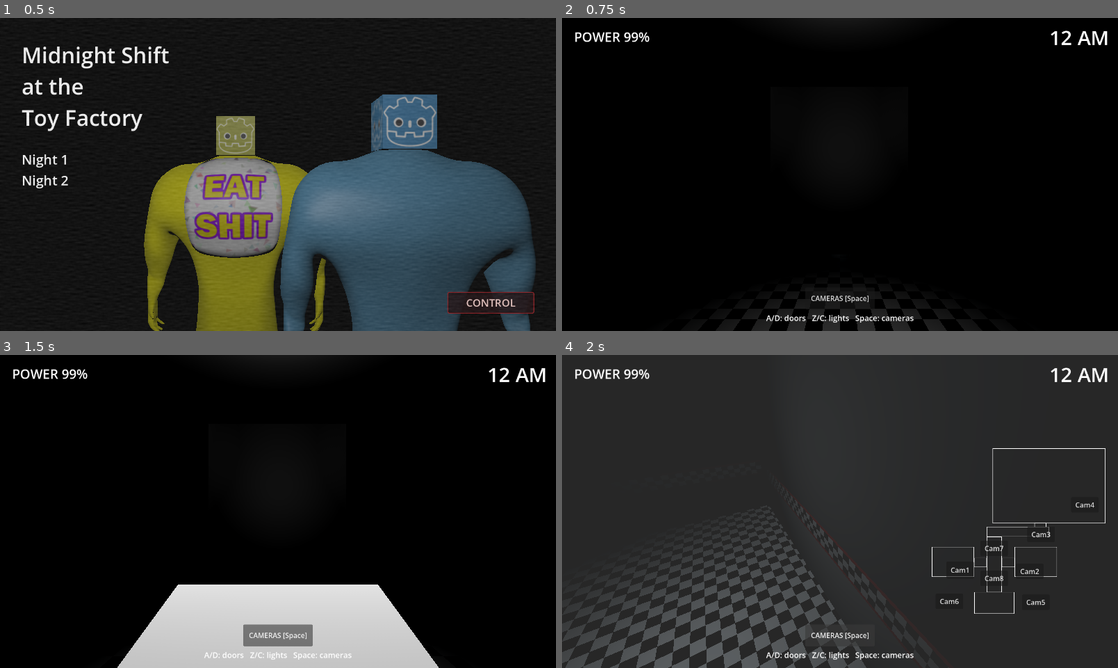
Above: before the commit, frames 1-4 (two rows, left to right).
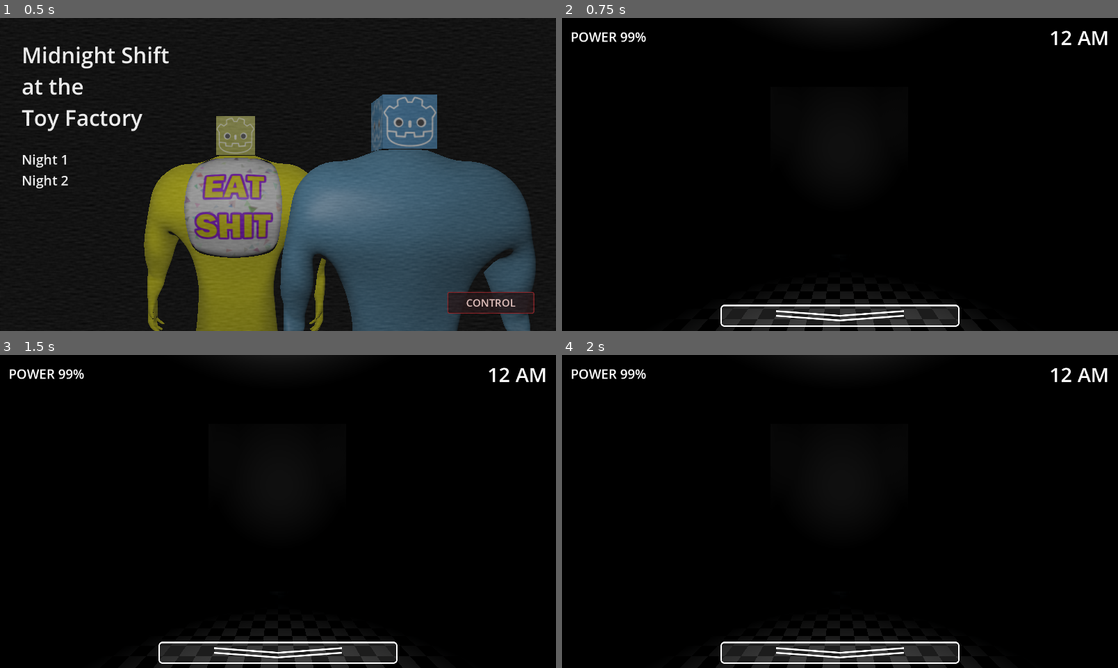
Above: after the commit, the same moments.

Repository: prajak-channok/Midnight-Shift-at-the-Toy-Factory
Game: Godot game, scene res://main_menu/main_menu.tscn
The game is run twice, just before and just after one commit, with the same random seed, the same clock (stepped at 60 frames per second) and the same inputs.
Inputs (mouse positions are in pixels of both pictures, inside the frame that each line leads up to):
- Up to frame 1 (0.5 s): no input
- Up to frame 2 (0.75 s): click "Night 1" at 0.5 s
- Up to frame 3 (1.5 s): click (278, 636) at 1.25 s, where only the run before the commit has a clickable "CAMERAS [Space]"
- Up to frame 4 (2 s): no input

Frame 1 is identical in both runs. In frame 2, 3.1% of the frame differs, in the area x 1-72%, y 4-99%; in frame 3, 13%; in frame 4, 98%, in the area x 0-100%, y 0-100%.

Commit message:
feat: return monitor picture button

Diff:
--- a/night/night.gd
+++ b/night/night.gd
@@ -40,7 +40,7 @@
 	for node: Node in get_tree().get_nodes_in_group(DoorButton.GROUP):
 		(node as DoorButton).pressed.connect(_on_door_button_pressed)
 
-	hud.camera_pressed.connect(toggle_camera)
+	hud.monitor_requested.connect(toggle_monitor)
 
 	power_system.power_changed.connect(hud.set_power)
 	power_system.power_depleted.connect(_on_power_depleted)
@@ -71,7 +71,7 @@
 	elif event.is_action_pressed("right_light"):
 		toggle_right_light()
 	elif event.is_action_pressed("toggle_monitor"):
-		toggle_camera()
+		toggle_monitor()
 
 
 func can_use_office_controls() -> bool:
@@ -100,7 +100,9 @@
 		right_light2.visible = not right_light2.visible
 
 
-func toggle_camera() -> void:
+func toggle_monitor() -> void:
+	if game_over or night_complete:
+		return
 	if power_system.has_power():
 		player.toggle_monitor()
 
--- a/player_gui/player_gui.gd
+++ b/player_gui/player_gui.gd
@@ -1,25 +1,14 @@
 extends Control
 class_name NightHud
 
-signal camera_pressed
+signal monitor_requested
+
+## A tap on touch screens also fires mouse_entered right before pressed; presses this soon after a hover are ignored.
+const HOVER_PRESS_GRACE_MSEC := 300
 
 @onready var status: Label = $Status
-@onready var hint: Label = $Hint
-@onready var camera_button: Button = $Camera
 
-
-func _ready() -> void:
-	# Keyboard drives this through an input action; a focused button would also react to ui_accept (Space).
-	camera_button.focus_mode = Control.FOCUS_NONE
-
-	var left_door := _key_text("left_door")
-	var right_door := _key_text("right_door")
-	var left_light := _key_text("left_light")
-	var right_light := _key_text("right_light")
-	var monitor := _key_text("toggle_monitor")
-
-	camera_button.text = "CAMERAS [%s]" % monitor
-	hint.text = "%s/%s: doors   %s/%s: lights   %s: cameras" % [left_door, right_door, left_light, right_light, monitor]
+var _last_hover_msec: int = -HOVER_PRESS_GRACE_MSEC
 
 
 func set_power(percent: int) -> void:
@@ -30,14 +19,12 @@
 	status.text = "POWER 0% — DOORS OFF"
 
 
-func _key_text(action: StringName) -> String:
-	for event in InputMap.action_get_events(action):
-		if event is InputEventKey:
-			if event.physical_keycode != KEY_NONE:
-				return event.as_text_physical_keycode()
-			return event.as_text_keycode()
-	return "?"
+func _on_monitor_mouse_entered() -> void:
+	_last_hover_msec = Time.get_ticks_msec()
+	monitor_requested.emit()
 
 
-func _on_camera_pressed() -> void:
-	camera_pressed.emit()
+func _on_monitor_pressed() -> void:
+	if Time.get_ticks_msec() - _last_hover_msec < HOVER_PRESS_GRACE_MSEC:
+		return
+	monitor_requested.emit()
--- a/player_gui/player_gui.tscn
+++ b/player_gui/player_gui.tscn
@@ -1,6 +1,7 @@
 [gd_scene format=3 uid="uid://dffgmrhnu0p8m"]
 
 [ext_resource type="Script" uid="uid://c70o4ylpbc3os" path="res://player_gui/player_gui.gd" id="1"]
+[ext_resource type="Texture2D" uid="uid://c0bh75lyk1vh3" path="res://player_gui/monitor_button.png" id="2_fo4co"]
 
 [node name="PlayerControlsGUI" type="Control" unique_id=1149973589]
 layout_mode = 3
@@ -13,29 +14,32 @@
 script = ExtResource("1")
 
 [node name="Status" type="Label" parent="." unique_id=572754988]
-layout_mode = 0
-offset_left = 28.0
+layout_mode = 1
+offset_left = 20.0
 offset_top = 22.0
-offset_right = 420.0
+offset_right = 412.0
 offset_bottom = 80.0
 theme_override_font_sizes/font_size = 30
 text = "POWER 100%"
 
-[node name="Hint" type="Label" parent="." unique_id=1891182687]
-layout_mode = 0
-offset_left = 470.0
-offset_top = 677.0
-offset_right = 842.0
-offset_bottom = 717.0
-theme_override_font_sizes/font_size = 18
-text = "A/D: doors   Z/C: lights   SPACE: cameras"
+[node name="Monitor" type="TextureButton" parent="." unique_id=1068101703]
+layout_mode = 1
+anchors_preset = 7
+anchor_left = 0.5
+anchor_top = 1.0
+anchor_right = 0.5
+anchor_bottom = 1.0
+offset_left = -275.0
+offset_top = -60.0
+offset_right = 275.0
+offset_bottom = -10.0
+grow_horizontal = 2
+grow_vertical = 0
+focus_mode = 0
+texture_normal = ExtResource("2_fo4co")
+texture_hover = ExtResource("2_fo4co")
+ignore_texture_size = true
+stretch_mode = 0
 
-[node name="Camera" type="Button" parent="." unique_id=2037777206]
-layout_mode = 0
-offset_left = 560.0
-offset_top = 620.0
-offset_right = 720.0
-offset_bottom = 670.0
-text = "CAMERAS [SPACE]"
-
-[connection signal="pressed" from="Camera" to="." method="_on_camera_pressed"]
+[connection signal="mouse_entered" from="Monitor" to="." method="_on_monitor_mouse_entered"]
+[connection signal="pressed" from="Monitor" to="." method="_on_monitor_pressed"]
